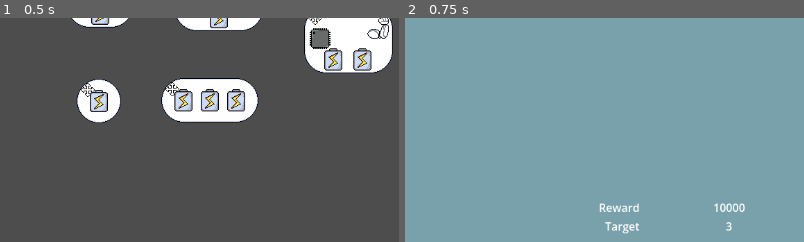
Above: before the commit, frames 1-2 (left to right).
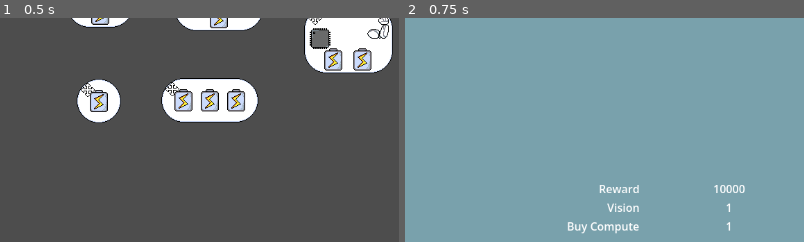
Above: after the commit, the same moments.

Repository: ARCsweden/GameJam2026SpringB
Game: Godot game, scene res://Scenes/Game/Game.tscn
Two runs of this game, one before a commit and one after it. Both use one fixed random seed, a clock stepped at 60 frames per second and the inputs below. The engine's default icon, where the game draws it, is replaced by a stand-in: a white triangle on a blue panel in a dark square.
Inputs (mouse positions are % of the whole screen's width and height, from its top left):
- Up to frame 1 (0.5 s): no input
- Up to frame 2 (0.75 s): click (96, 40) at 0.52 s
The pictures show only the part of the screen within x 25-75%, y 44-94%; the shares and areas given below are measured in that part.

Frame 1 is identical in both runs. In frame 2, 1.2% of the frame differs, in the area x 40-86%, y 74-97%.
Error before the commit: Invalid access to property or key 'target_value' on a base object of type 'Resource (GoalData)'. (res://Scenes/UI/mission_story_popup.gd:18)

Commit message:
support for multiple targets for goal story popup

Diff:
--- a/Scenes/UI/mission_story_popup.gd
+++ b/Scenes/UI/mission_story_popup.gd
@@ -5,7 +5,9 @@
 @onready var title : Label = %Title
 @onready var story : RichTextLabel = %StoryText
 @onready var reward : Label = %RewardLabel
-@onready var target : Label = %TargetLabel
+@onready var vbox : VBoxContainer = %VContainer
+
+@onready var target_scene : PackedScene = preload("res://Scenes/UI/mission_story_popup_target.tscn")
 
 func _ready() -> void:
 	if goal_data:
@@ -15,7 +17,10 @@
 	title.text = goal.description
 	story.text = goal.goal_text
 	reward.text = str(goal.reward_amount)
-	target.text = str(goal.target_value)
+	for req in goal.requirements:
+		var target = target_scene.instantiate()
+		vbox.add_child(target)
+		target.setup(req)
 
 
 func _unhandled_input(_event: InputEvent) -> void:
--- a/Scenes/UI/mission_story_popup.tscn
+++ b/Scenes/UI/mission_story_popup.tscn
@@ -85,10 +85,11 @@
 theme_override_constants/margin_right = 20
 theme_override_constants/margin_bottom = 20
 
-[node name="VBoxContainer" type="VBoxContainer" parent="Panel/MarginContainer/VBoxContainer/MarginContainer/Panel/MarginContainer" unique_id=2060162894]
+[node name="VContainer" type="VBoxContainer" parent="Panel/MarginContainer/VBoxContainer/MarginContainer/Panel/MarginContainer" unique_id=2060162894]
+unique_name_in_owner = true
 layout_mode = 2
 
-[node name="MarginContainer" type="MarginContainer" parent="Panel/MarginContainer/VBoxContainer/MarginContainer/Panel/MarginContainer/VBoxContainer" unique_id=1932711409]
+[node name="MarginContainer" type="MarginContainer" parent="Panel/MarginContainer/VBoxContainer/MarginContainer/Panel/MarginContainer/VContainer" unique_id=1932711409]
 layout_mode = 2
 size_flags_vertical = 3
 theme_override_constants/margin_left = 30
@@ -96,11 +97,11 @@
 theme_override_constants/margin_right = 30
 theme_override_constants/margin_bottom = 30
 
-[node name="ScrollContainer" type="ScrollContainer" parent="Panel/MarginContainer/VBoxContainer/MarginContainer/Panel/MarginContainer/VBoxContainer/MarginContainer" unique_id=253384421]
+[node name="ScrollContainer" type="ScrollContainer" parent="Panel/MarginContainer/VBoxContainer/MarginContainer/Panel/MarginContainer/VContainer/MarginContainer" unique_id=253384421]
 layout_mode = 2
 horizontal_scroll_mode = 0
 
-[node name="StoryText" type="RichTextLabel" parent="Panel/MarginContainer/VBoxContainer/MarginContainer/Panel/MarginContainer/VBoxContainer/MarginContainer/ScrollContainer" unique_id=423825965]
+[node name="StoryText" type="RichTextLabel" parent="Panel/MarginContainer/VBoxContainer/MarginContainer/Panel/MarginContainer/VContainer/MarginContainer/ScrollContainer" unique_id=423825965]
 unique_name_in_owner = true
 layout_mode = 2
 size_flags_horizontal = 3
@@ -108,36 +109,20 @@
 text = "Lorem ipsum dolor sit amet, consectetur adipiscing elit, sed do eiusmod tempor incididunt ut labore et dolore m …(335 unchanged characters)…
 fit_content = true
 
-[node name="HBoxContainer" type="HBoxContainer" parent="Panel/MarginContainer/VBoxContainer/MarginContainer/Panel/MarginContainer/VBoxContainer" unique_id=1446745078]
+[node name="HBoxContainer" type="HBoxContainer" parent="Panel/MarginContainer/VBoxContainer/MarginContainer/Panel/MarginContainer/VContainer" unique_id=1446745078]
 layout_mode = 2
 
-[node name="Reward" type="Label" parent="Panel/MarginContainer/VBoxContainer/MarginContainer/Panel/MarginContainer/VBoxContainer/HBoxContainer" unique_id=1516900863]
+[node name="Reward" type="Label" parent="Panel/MarginContainer/VBoxContainer/MarginContainer/Panel/MarginContainer/VContainer/HBoxContainer" unique_id=1516900863]
 custom_minimum_size = Vector2(350, 0)
 layout_mode = 2
 text = "Reward"
 horizontal_alignment = 2
 
-[node name="RewardLabel" type="Label" parent="Panel/MarginContainer/VBoxContainer/MarginContainer/Panel/MarginContainer/VBoxContainer/HBoxContainer" unique_id=1536028733]
+[node name="RewardLabel" type="Label" parent="Panel/MarginContainer/VBoxContainer/MarginContainer/Panel/MarginContainer/VContainer/HBoxContainer" unique_id=1536028733]
 unique_name_in_owner = true
 custom_minimum_size = Vector2(250, 0)
 layout_mode = 2
 text = "10000"
 horizontal_alignment = 1
 
-[node name="HBoxContainer2" type="HBoxContainer" parent="Panel/MarginContainer/VBoxContainer/MarginContainer/Panel/MarginContainer/VBoxContainer" unique_id=1238032583]
-layout_mode = 2
-
-[node name="Target" type="Label" parent="Panel/MarginContainer/VBoxContainer/MarginContainer/Panel/MarginContainer/VBoxContainer/HBoxContainer2" unique_id=1268034336]
-custom_minimum_size = Vector2(350, 0)
-layout_mode = 2
-text = "Target"
-horizontal_alignment = 2
-
-[node name="TargetLabel" type="Label" parent="Panel/MarginContainer/VBoxContainer/MarginContainer/Panel/MarginContainer/VBoxContainer/HBoxContainer2" unique_id=645587519]
-unique_name_in_owner = true
-custom_minimum_size = Vector2(250, 0)
-layout_mode = 2
-text = "3"
-horizontal_alignment = 1
-
 [connection signal="pressed" from="Panel/MarginContainer/VBoxContainer/TitleBar/ExitButton" to="." method="_on_exit_button_pressed"]
--- /dev/null
+++ b/Scenes/UI/mission_story_popup_target.gd
@@ -0,0 +1,8 @@
+extends HBoxContainer
+
+@onready var target_name = %TargetName
+@onready var target_label = %TargetLabel
+
+func setup(req: GoalRequirement) -> void:
+	target_name.text = req.description
+	target_label.text = str(req.target_value)
--- /dev/null
+++ b/Scenes/UI/mission_story_popup_target.tscn
@@ -0,0 +1,20 @@
+[gd_scene format=3 uid="uid://cr8pnipqwsbje"]
+
+[ext_resource type="Script" uid="uid://vyl5l8ejy41e" path="res://Scenes/UI/mission_story_popup_target.gd" id="1_nfjxe"]
+
+[node name="MissionStoryPopupTarget" type="HBoxContainer" unique_id=1389373123]
+script = ExtResource("1_nfjxe")
+
+[node name="TargetName" type="Label" parent="." unique_id=1886696133]
+unique_name_in_owner = true
+custom_minimum_size = Vector2(350, 0)
+layout_mode = 2
+text = "Target"
+horizontal_alignment = 2
+
+[node name="TargetLabel" type="Label" parent="." unique_id=495665810]
+unique_name_in_owner = true
+custom_minimum_size = Vector2(250, 0)
+layout_mode = 2
+text = "3"
+horizontal_alignment = 1
Not shown, added: Scenes/UI/mission_story_popup_target.gd.uid
